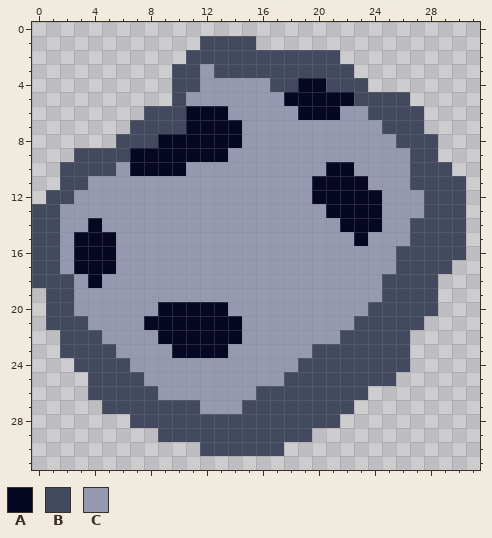
A pixel-art sprite gets an edit: assets/images/meteor_medium.png. This is how it looked before the edit.
The file is 32x32 pixels.
Palette (. is transparent): A #050723  B #434a5f  C #959ab1
Pixels before, first column x 0:
 1 ............BBBB...............
 2 ...........BBBBBBBBBBB.........
 3 ..........BBCBBBBBBBBBB........
 4 ..........BBCCCCCBBAABBB.......
 5 ..........BCCCCCCCAAAAABBBB....
 6 ........BBBAAACCCCCAAACCBBBB...
 7 .......BBBBAAAACCCCCCCCCCBBB...
 8 ......BBBAAAAAACCCCCCCCCCCBBB..
 9 ...BBBBAAAAAAACCCCCCCCCCCCCBB..
10 ..BBBBCAAAACCCCCCCCCCAACCCCBBB.
11 ..BBCCCCCCCCCCCCCCCCAAAACCCBBBB
12 .BBCCCCCCCCCCCCCCCCCAAAAACCCBBB
13 BBCCCCCCCCCCCCCCCCCCCAAAACCCBBB
14 BBCCACCCCCCCCCCCCCCCCCAAACCBBBB
15 BBCAAACCCCCCCCCCCCCCCCCACCCBBBB
16 BBCAAACCCCCCCCCCCCCCCCCCCCBBBBB
17 BBCAAACCCCCCCCCCCCCCCCCCCCBBBB.
18 BBBCACCCCCCCCCCCCCCCCCCCCBBBB..
19 .BBCCCCCCCCCCCCCCCCCCCCCCBBBB..
20 .BBCCCCCCAAAAACCCCCCCCCCBBBBB..
21 .BBBCCCCAAAAAAACCCCCCCCBBBBB...
22 ..BBBCCCCAAAAAACCCCCCCBBBBB....
23 ..BBBBCCCCAAAACCCCCCBBBBBBB....
24 ...BBBBCCCCCCCCCCCCBBBBBBBB....
25 ....BBBBCCCCCCCCCCBBBBBBBB.....
26 ....BBBBBCCCCCCCBBBBBBBB.......
27 .....BBBBBBBCCCBBBBBBBB........
28 .......BBBBBBBBBBBBBBB.........
29 .........BBBBBBBBBBB...........
30 ............BBBBBB.............
The result:
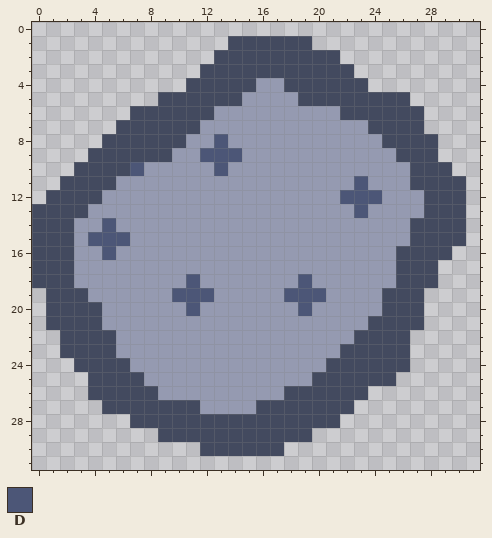
Colours new in this view: D #4c5677
Change:
y 1: x 12..13 BB -> ..; x 16..19 .... -> BBBB
y 2: x 11..12 BB -> ..
y 3: x 10..12 BBC -> ..B
y 4: x 10 B -> .; x 12..15 CCCC -> BBBB; x 17 B -> C; x 19..20 AA -> BB
y 5: x 9 . -> B; x 11..14 CCCC -> BBBB; x 18..22 AAAAA -> CBBBB
y 6: x 7 . -> B; x 11..13 AAA -> BBC; x 19..23 AAACC -> CCCBB
y 7: x 6 . -> B; x 11..14 AAAA -> BCCC; x 24 C -> B
y 8: x 5 . -> B; x 9..14 AAAAAA -> BBCCDC; x 25 C -> B
y 9: x 3 B -> .; x 7..14 AAAAAAAC -> BBBCCDDD; x 26 C -> B
y 10: x 2 B -> .; x 6..10 CAAAA -> BDCCC; x 13 C -> D; x 21..22 AA -> CC
y 11: x 4..5 CC -> BB; x 20..23 AAAA -> CCCD
y 12: x 3..4 CC -> BB; x 20..24 AAAAA -> CCDDD
y 13: x 2..3 CC -> BB; x 21..24 AAAA -> CCDC
y 14: x 2 C -> B; x 4..5 AC -> CD; x 22..24 AAA -> CCC
y 15: x 2..6 CAAAC -> BCDDD; x 23 A -> C
y 16: x 2..5 CAAA -> BCCD; x 30 B -> .
y 17: x 2..5 CAAA -> BCCC; x 29 B -> .
y 18: x 4 A -> C; x 11 C -> D; x 19 C -> D; x 25 B -> C
y 19: x 3 C -> B; x 10..12 CCC -> DDD; x 18..20 CCC -> DDD; x 28 B -> .
y 20: x 3..4 CC -> BB; x 9..13 AAAAA -> CCDCC; x 19 C -> D; x 24 B -> C; x 28 B -> .
y 21: x 4 C -> B; x 8..14 AAAAAAA -> CCCCCCC; x 23 B -> C
y 22: x 5 C -> B; x 9..14 AAAAAA -> CCCCCC; x 22 B -> C
y 23: x 10..13 AAAA -> CCCC; x 20..21 BB -> CC
y 24: x 19..20 BB -> CC
y 25: x 18..19 BB -> CC
y 26: x 16..17 BB -> CC
y 27: x 15 B -> C
Changed places in both pictures, as pixel boxes (x1, y1, x2, y2):
changed: (60, 36, 466, 414)
